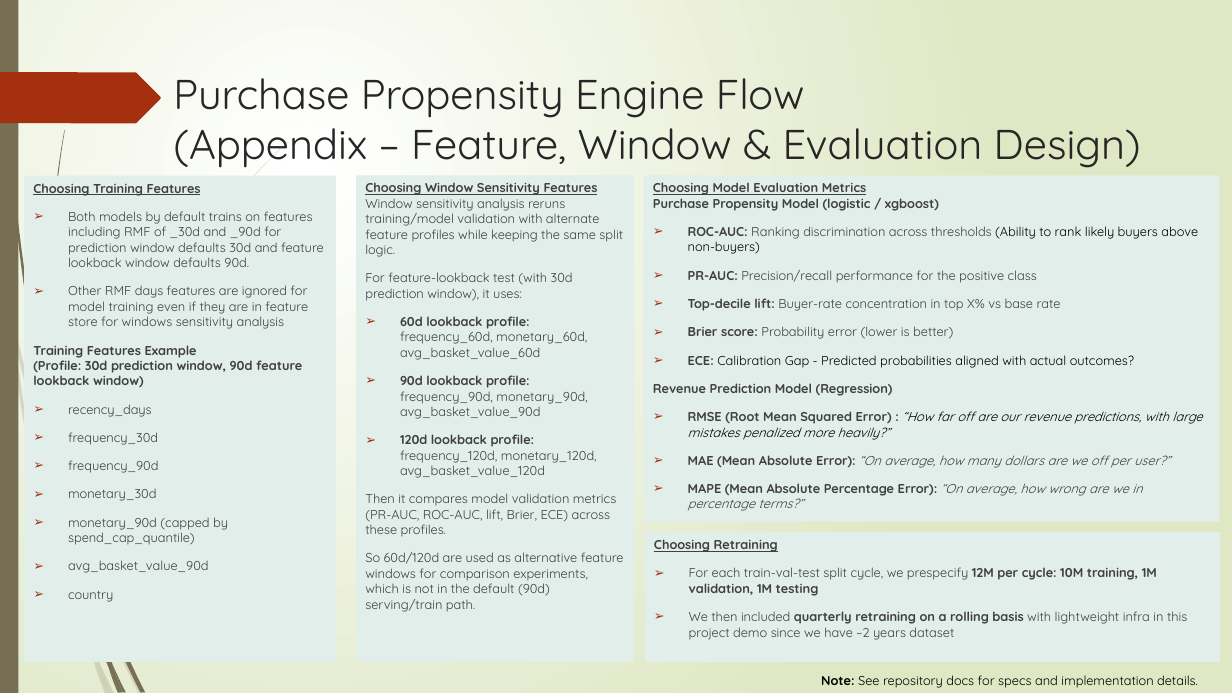
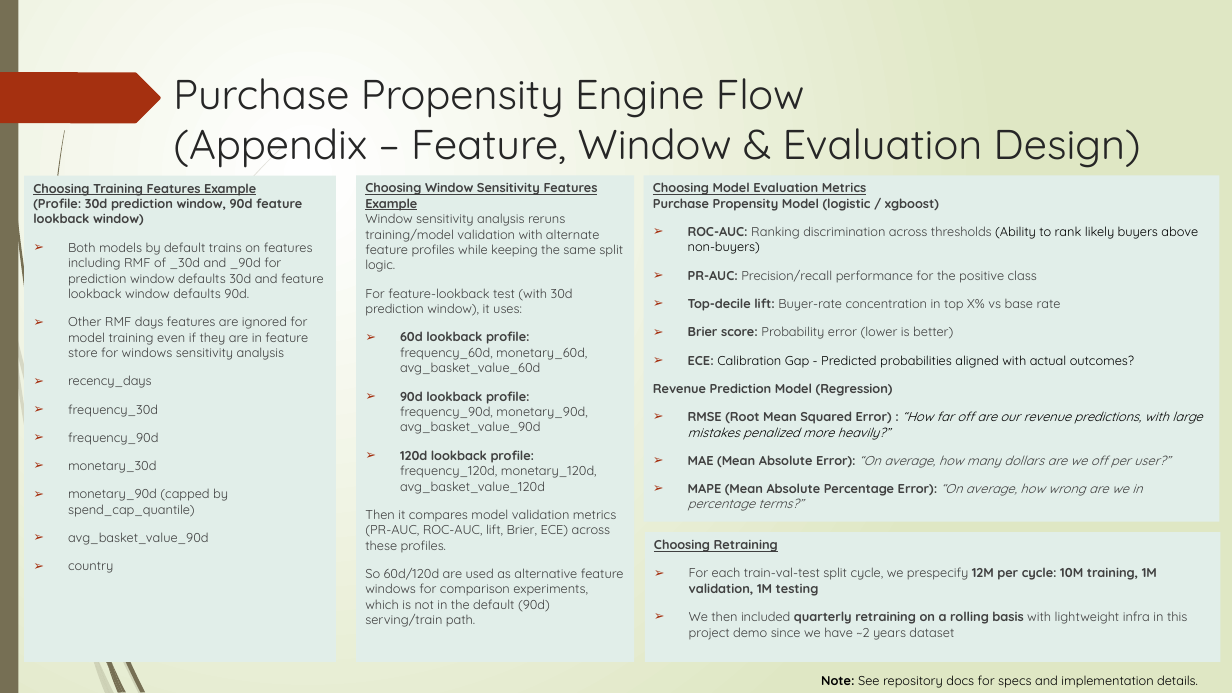
Before and after one commit to Phrey001/mle-marketplace-growth, a slide deck: slide 4 of docs/architecture.pptx. Drawn at 1232x693 pixels with LibreOffice and Linux fonts; fonts in the diff are those of the drawing. Boxes give left, top, right and bottom in pixels: in the first picture for what was removed or moved away, otherwise in the second. Text is boxed around its words. In the diff, an @@ line names an element or a change of style, - is before the commit and + after.

```diff
--- a/docs/architecture.pptx
+++ b/docs/architecture.pptx
@@ text at [33, 183, 302, 225]: text changed @@
-Choosing Training Features
+Choosing Training Features Example
+(Profile: 30d prediction window, 90d feature lookback window)
@@ text in rectangle at [365, 182, 623, 272]: text changed @@
-Choosing Window Sensitivity Features
-Window sensitivity analysis reruns training/model validation with alternate feature profiles while keeping the same split logic.
+Choosing Window Sensitivity Features Example
+Window sensitivity analysis reruns training/model validation with alternate feature profiles while keeping the same split logic.
@@ text at [33, 345, 302, 387]: paragraph removed @@
-Training Features Example
-(Profile: 30d prediction window, 90d feature lookback window)
```
Also in this commit, not shown: 3 other slides changed, 1 other file.
